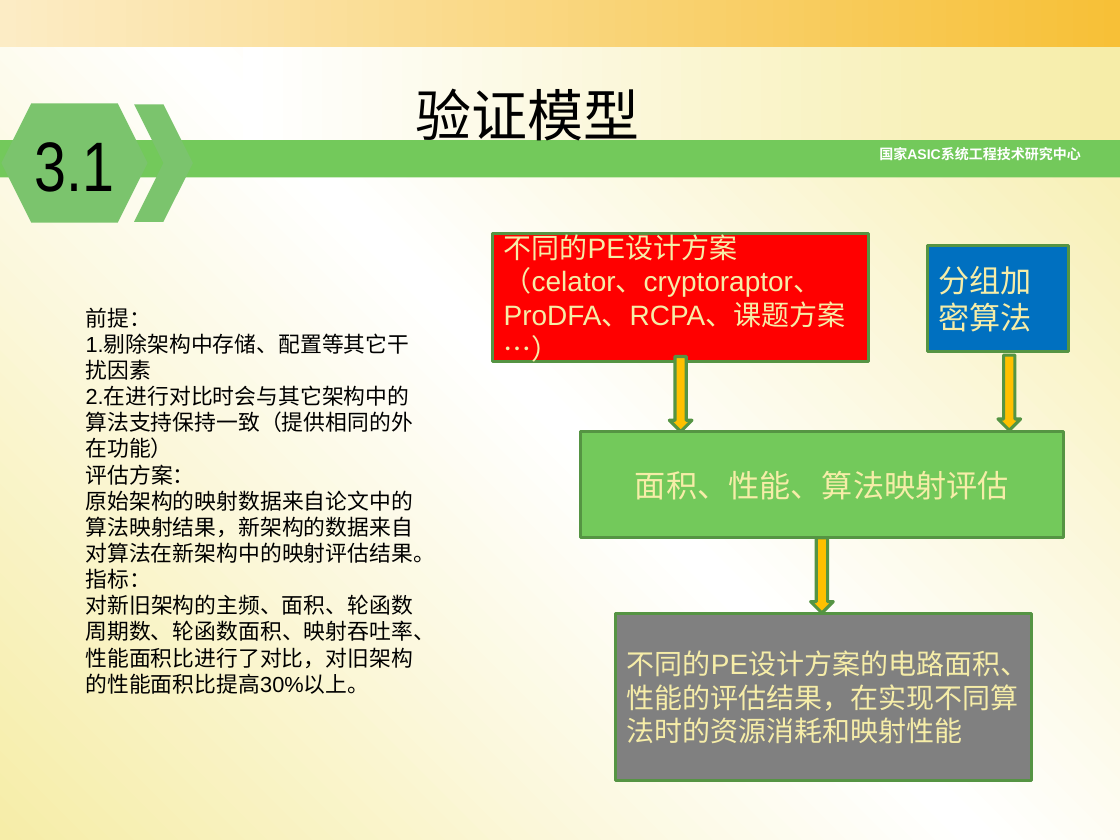
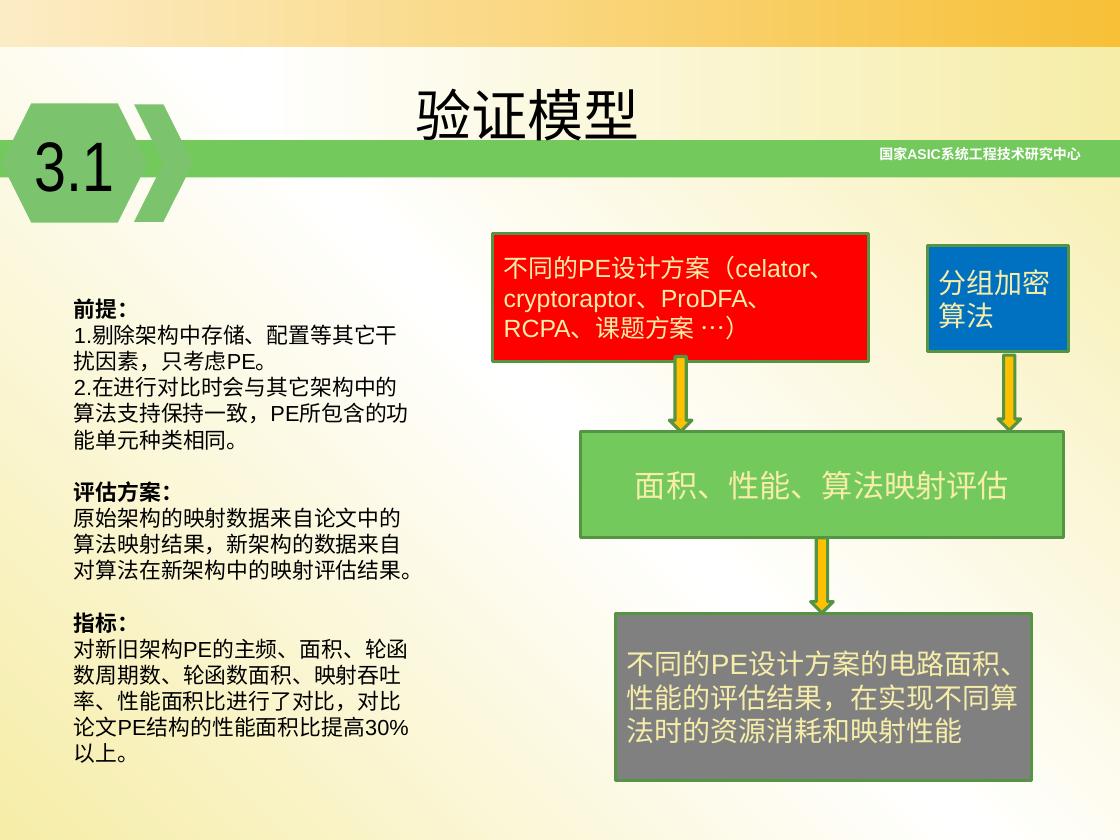
Before and after one commit to zdyzhan/bishe, a slide deck: slide 30 of 开题报告_131199李小泉11_18.pptx. Drawn at 1120x840 pixels with LibreOffice and Linux fonts; fonts in the diff are those of the drawing; background and template pictures are left out. Boxes give left, top, right and bottom in pixels: in the first picture for what was removed or moved away, otherwise in the second. Text is boxed around its words. In the diff, an @@ line names an element or a change of style, - is before the commit and + after.

```diff
--- a/开题报告_131199李小泉11_18.pptx
+++ b/开题报告_131199李小泉11_18.pptx
@@ rectangle "不同的PE设计方案（celator、cryptoraptor、ProDFA、RCPA、课题方案 …）" at [493, 234, 869, 362]: size 18 to 16 pt @@
@@ rectangle "分组加密算法" at [927, 245, 1068, 352]: size 20 to 18 pt @@
@@ text "前提：": place and size @@
-text "前提：" at [86, 307, 435, 694]
+text "前提：" at [74, 298, 423, 763]
@@ text at [74, 298, 183, 633]: bold on in "前提：", "评估方案：", "指标：" @@
@@ text at [74, 326, 409, 450]: text changed @@
-1.剔除架构中存储、配置等其它干扰因素
-2.在进行对比时会与其它架构中的算法支持保持一致（提供相同的外在功能）
+1.剔除架构中存储、配置等其它干扰因素，只考虑PE。
+2.在进行对比时会与其它架构中的算法支持保持一致，PE所包含的功能单元种类相同。
@@ text at [74, 638, 409, 763]: text changed @@
-对新旧架构的主频、面积、轮函数周期数、轮函数面积、映射吞吐率、性能面积比进行了对比，对旧架构的性能面积比提高30%以上。
+对新旧架构PE的主频、面积、轮函数周期数、轮函数面积、映射吞吐率、性能面积比进行了对比，对比论文PE结构的性能面积比提高30%以上。
```
Also in this commit, not shown: 23 other slides changed, 1 other file.
